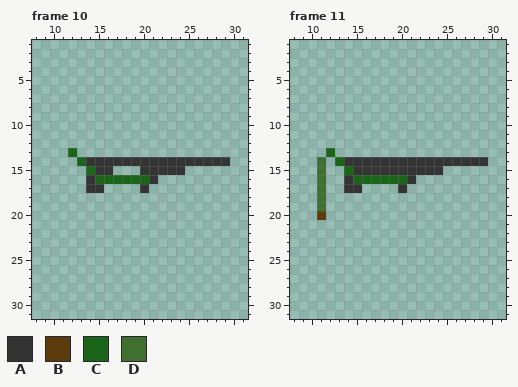
Pixel-art file -- data/art/AR15jumpy.ase. Above, as it was before the edit.
32x32 pixels, 28 frames. Shown: frame 10: x 8..31, y 1..31; frame 11: x 8..31, y 1..31. The commit also changed other frames, which this record leaves out.
Visible layers, top first: "Layer 1", "Layer 2".
Palette (. is transparent): A #343434  B #5c3c0d  C #1b651b  D #407030
Pixels before, frame 10, first column x 12:
13 C.................
14 .CAAAAAAAAAAAAAAAA
15 ..CAA...AAAAA.....
16 ..ACCCCCCA........
17 ..AA....A.........
Pixels before, frame 11, first column x 11:
13 .C.................
14 D.CAAAAAAAAAAAAAAAA
15 D..CAAAAAAAAAA.....
16 D..ACCCCCCA........
17 D..AA....A.........
18 D..................
19 D..................
20 B..................
New version:
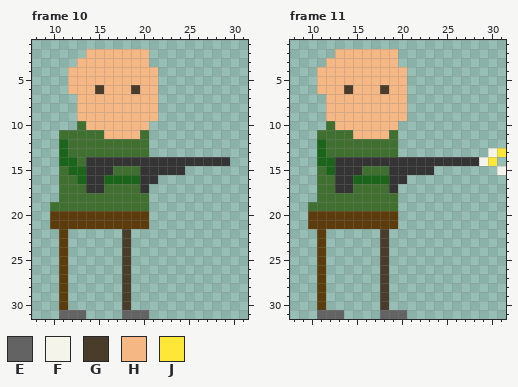
Colours new in this view: E #636363  F #f5f4eb  G #493c2b  H #f5b784  J #ffe737
Edits made:
layer "Stand run" now shown
Frame 10, layers "Layer 2", "Stand run":
Colour A replaces colour C in row 15 at x 14; in row 16 at x 15 and 20.
Colour B is added in rows 20 to 21 at x 10 to 20; in rows 22 to 30 at x 11.
Colour C is added in rows 12 to 13 at x 11; in row 14 at x 11 to 12; in row 15 at x 12 to 13; in row 16 at x 13.
Colour D is added in row 10 at x 13; in row 11 at x 11 to 15 and 20; in row 12 at x 12 to 20; in row 13 at x 13 to 20; in row 15 at x 11 and 17 to 19; in row 16 at x 11 to 12.
Colour D is added in row 17 at x 11 to 13 and 16 to 19; in row 18 at x 11 to 20; in row 19 at x 10 to 20.
Colour D replaces colour C in row 13 at x 12; in row 14 at x 13.
Colour E is added in row 31 at x 11 to 13 and 18 to 20.
Colour G is added in row 6 at x 15 and 19; in rows 22 to 30 at x 18.
Colour H is added in row 2 at x 14 to 20; in row 3 at x 13 to 20; in rows 4 to 5 at x 12 to 21; in row 6 at x 12 to 14, 16 to 18 and 20 to 21; in rows 7 to 9 at x 13 to 21; in row 10 at x 14 to 20.
Colour H is added in row 11 at x 16 to 19.
Frame 11, layers "Layer 2", "Layer 1", "Stand run":
Colour A is added in rows 15 to 16 at x 13; in row 17 at x 13 and 19.
Colour A replaces colour C in row 14 at x 13; in row 15 at x 14; in row 16 at x 19 to 20.
Colour B is added in row 20 at x 10 and 12 to 19; in row 21 at x 10 to 19; in rows 22 to 30 at x 11.
Colour C is added in rows 12 to 13 at x 11; in rows 14 to 15 at x 12.
Colour C replaces colour D in row 14 at x 11.
Colour D is added in row 10 at x 12; in row 11 at x 11 to 14 and 19; in row 12 at x 12 to 19; in row 13 at x 13 to 19; in row 16 at x 12; in row 17 at x 12 and 16 to 18.
Colour D is added in row 18 at x 12 to 19; in row 19 at x 10 and 12 to 19.
Colour D replaces colour A in row 15 at x 16 to 18; in row 17 at x 15.
Colour D replaces colour C in row 13 at x 12.
Colour E is added in row 31 at x 11 to 13 and 18 to 20.
Colour F is added in row 13 at x 30; in row 15 at x 31.
Colour F replaces colour A in row 14 at x 29.
Colour G is added in row 6 at x 14 and 18; in rows 22 to 30 at x 18.
Colour H is added in row 2 at x 13 to 19; in row 3 at x 12 to 19; in rows 4 to 5 at x 11 to 20; in row 6 at x 11 to 13, 15 to 17 and 19 to 20; in rows 7 to 9 at x 12 to 20; in row 10 at x 13 to 19.
Colour H is added in row 11 at x 15 to 18.
Colour J is added in row 13 at x 31; in row 14 at x 30.
Colour A is gone in row 15 at x 24; in row 16 at x 21; in row 17 at x 20.
